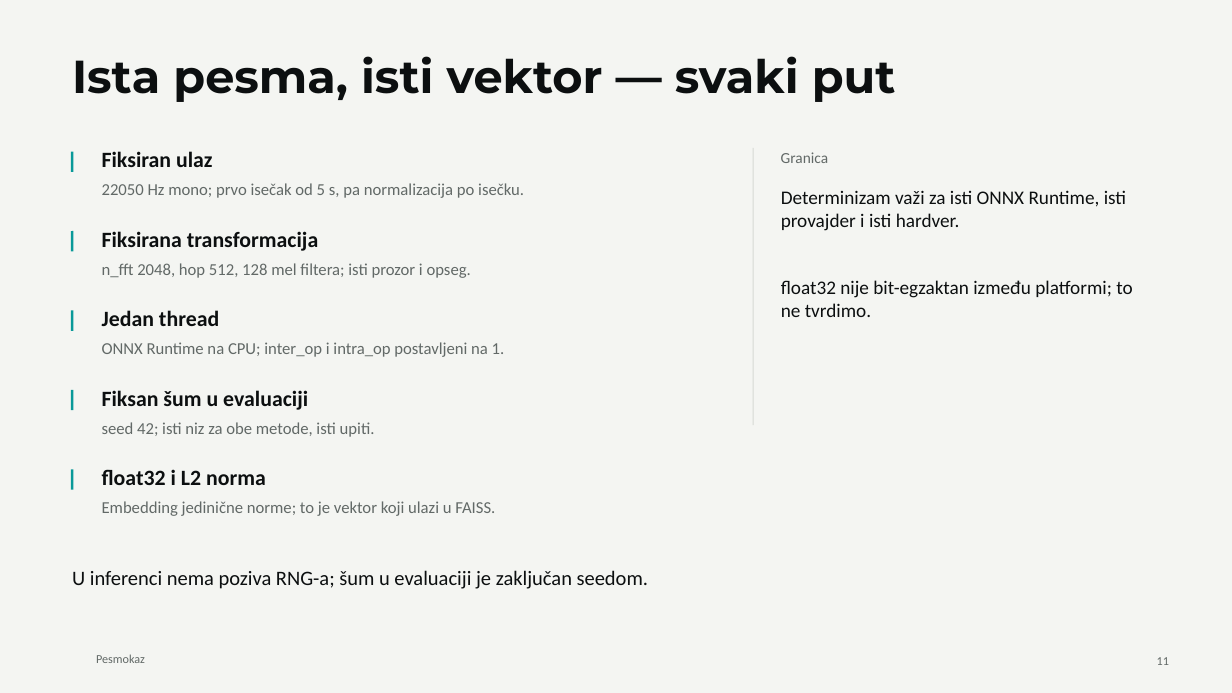
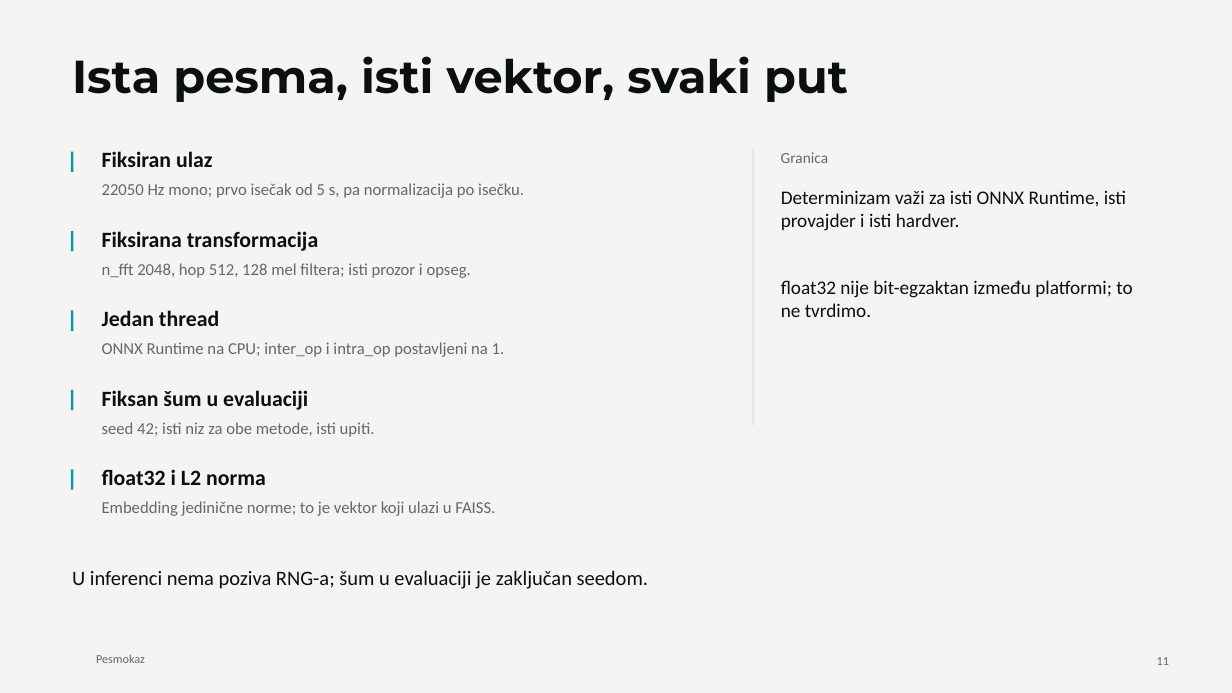
Before and after one commit to MaliBalavi/presentations, a slide deck: slide 11 of decks/pesmokaz/deck.pptx. Drawn at 1232x693 pixels with LibreOffice and Linux fonts; fonts in the diff are those of the drawing; background and template pictures are left out. Boxes give left, top, right and bottom in pixels: in the first picture for what was removed or moved away, otherwise in the second. Text is boxed around its words. In the diff, an @@ line names an element or a change of style, - is before the commit and + after.

Commit message:
Remove em-dashes from deck, docs and README

```diff
--- a/decks/pesmokaz/deck.pptx
+++ b/decks/pesmokaz/deck.pptx
@@ text at (72, 56, 848, 102): text changed @@
-Ista pesma, isti vektor — svaki put
+Ista pesma, isti vektor, svaki put
```
Also in this commit, not shown: 6 other files.
